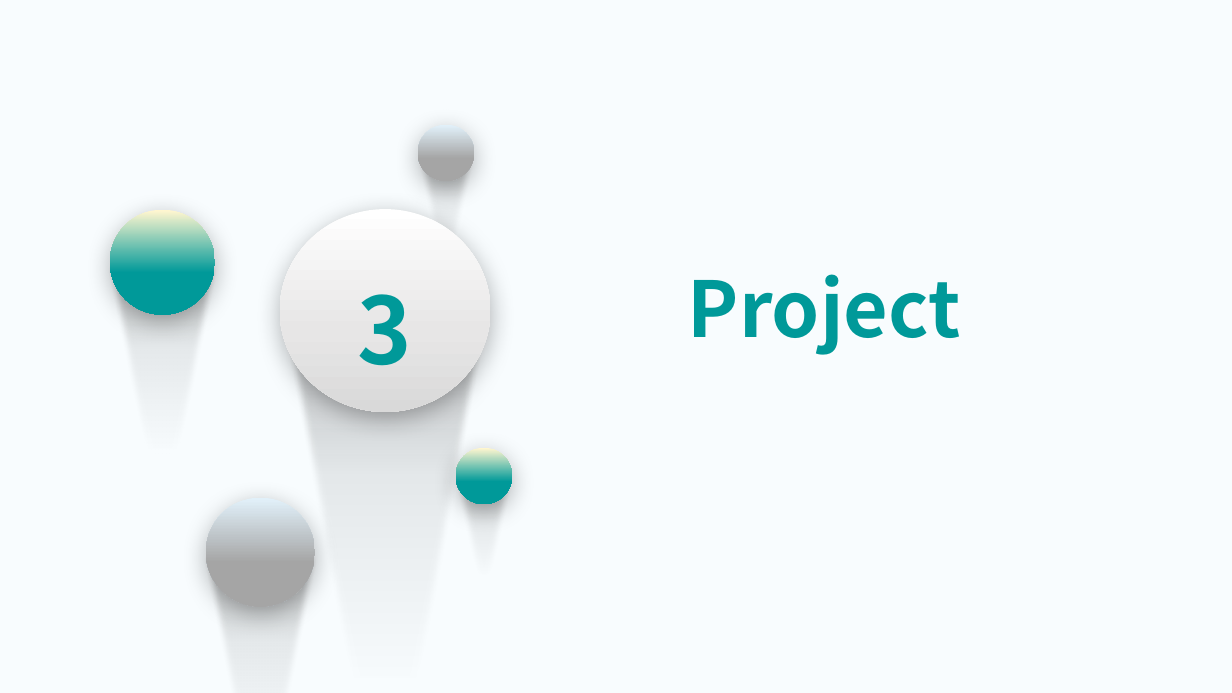
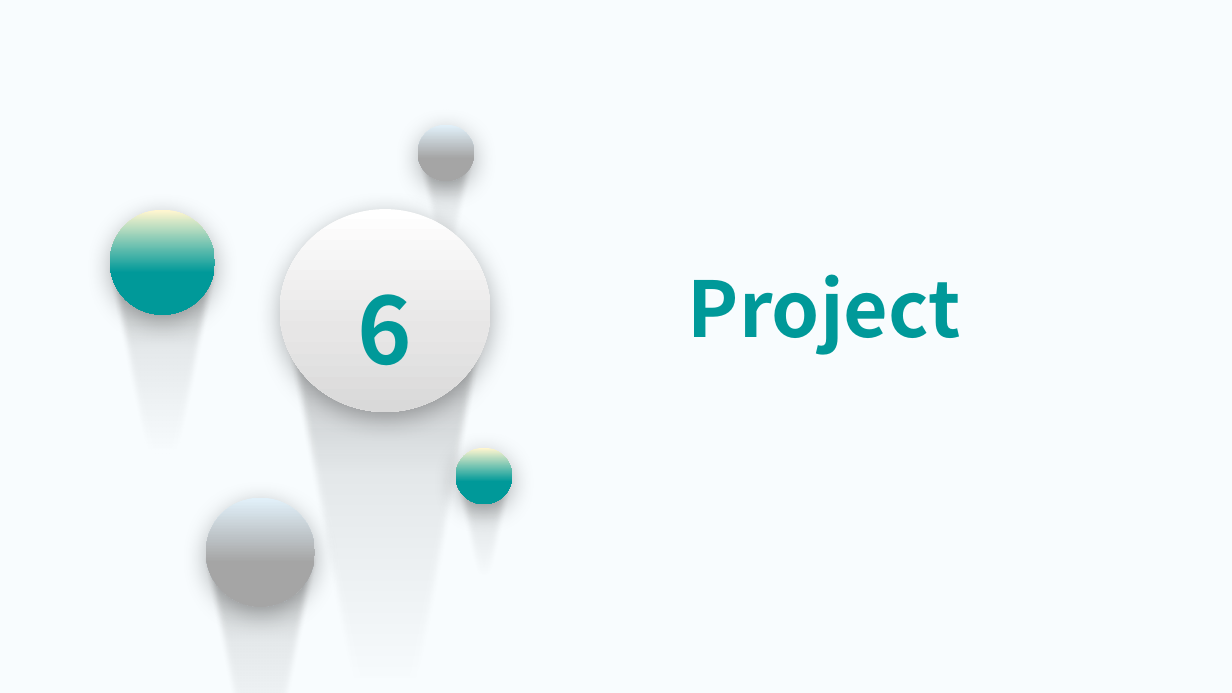
Before and after one commit to jianchentech/PythonLesson, a slide deck: slide 19 of pythonBeginnerLecture/PythonPart10.pptx (slide 14 before the commit). Drawn at 1232x693 pixels with LibreOffice and Linux fonts; fonts in the diff are those of the drawing; background and template pictures are left out. Boxes give left, top, right and bottom in pixels: in the first picture for what was removed or moved away, otherwise in the second. Text is boxed around its words. In the diff, an @@ line names an element or a change of style, - is before the commit and + after.

```diff
--- a/pythonBeginnerLecture/PythonPart10.pptx
+++ b/pythonBeginnerLecture/PythonPart10.pptx
@@ text in ellipse at box(358, 294, 413, 366): text changed @@
-3
+6
```
Also in this commit, not shown: 2 other slides changed, 15 slides added, 11 slides removed.
